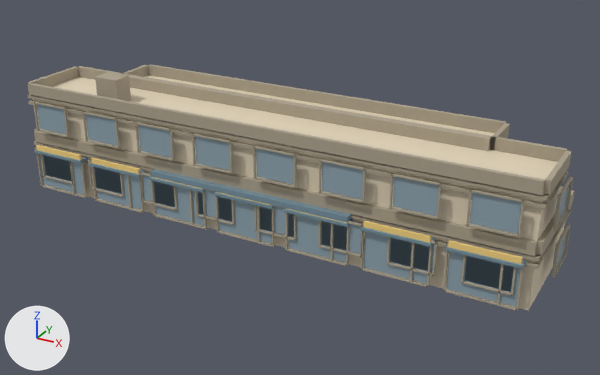
What one commit did to the glTF model public/buildings/commercial_4x1_court.glb.
The view is the same before and after, from a camera (50 mm lens) standing at (37.2, -34.3, 20.9) and looking at (16.6, 3.1, 2.1). The axes (+X, +Y, +Z) are drawn at lower left. The lights are the same throughout. The first picture is the older version. Vertices at exactly the same position are counted once.

The scene before the commit, as lines of its bpy script (objects in view):
```python
mat_commercial_4x1_court_awning = principled_material('commercial_4x1_court_awning')
mat_commercial_4x1_court_awning.base_color = (0.18, 0.28, 0.34)  # greyish blue #76909e
mat_commercial_4x1_court_awning.roughness = 0.85
mat_commercial_4x1_court_sign = principled_material('commercial_4x1_court_sign')
mat_commercial_4x1_court_sign.base_color = (0.92, 0.66, 0.22)  # yellow #f6d481
mat_commercial_4x1_court_sign.roughness = 0.85
mat_commercial_4x1_court_trim = principled_material('commercial_4x1_court_trim')
mat_commercial_4x1_court_trim.base_color = (0.418, 0.363, 0.27)  # beige #ada28e
mat_commercial_4x1_court_trim.roughness = 0.85
mat_commercial_4x1_court_wall = principled_material('commercial_4x1_court_wall')
mat_commercial_4x1_court_wall.base_color = (0.76, 0.66, 0.49)  # beige #e2d4ba
mat_commercial_4x1_court_wall.roughness = 0.85
me_commercial_4x1_court_0 = bpy.data.meshes.new('commercial_4x1_court_0')
me_commercial_4x1_court_0.from_pydata(...)  # 2738 vertices, 4164 faces; spans x -0.6..31.1, y -0.8..7.1, z 0.0..7.5
# faces by material slot: [36, 684, 3264, 84, 96]
me_commercial_4x1_court_0.materials.append(mat_commercial_4x1_court_wall)  # beige #e2d4ba
me_commercial_4x1_court_0.materials.append(mat_commercial_4x1_court_glass)  # greyish blue #90a6b1
me_commercial_4x1_court_0.materials.append(mat_commercial_4x1_court_trim)  # beige #ada28e
me_commercial_4x1_court_0.materials.append(mat_commercial_4x1_court_sign)  # yellow #f6d481
me_commercial_4x1_court_0.materials.append(mat_commercial_4x1_court_awning)  # greyish blue #76909e
ob_commercial_4x1_court_0 = bpy.data.objects.new('commercial_4x1_court_0', me_commercial_4x1_court_0)
ob_commercial_4x1_court_0.location = (0.0, 0.0, 0.0)
```
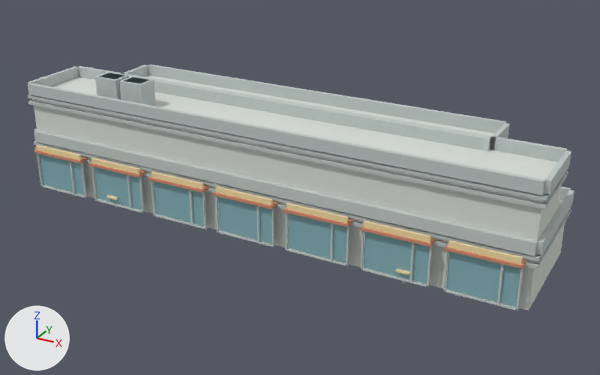
Diff of the bpy script that builds the scene:
```diff
--- a/public/buildings/commercial_4x1_court.glb.py
+++ b/public/buildings/commercial_4x1_court.glb.py
@@ mat_commercial_4x1_court_wall @@
 mat_commercial_4x1_court_wall = principled_material('commercial_4x1_court_wall')
-mat_commercial_4x1_court_wall.base_color = (0.76, 0.66, 0.49)  # beige #e2d4ba
+mat_commercial_4x1_court_wall.base_color = (0.7, 0.73, 0.68)  # light grey #daded7
 mat_commercial_4x1_court_wall.roughness = 0.85
@@ mat_commercial_4x1_court_trim @@
 mat_commercial_4x1_court_trim = principled_material('commercial_4x1_court_trim')
-mat_commercial_4x1_court_trim.base_color = (0.418, 0.363, 0.27)  # beige #ada28e
+mat_commercial_4x1_court_trim.base_color = (0.53, 0.59, 0.58)  # light grey #c0cac8
 mat_commercial_4x1_court_trim.roughness = 0.85
@@ mat_commercial_4x1_court_sign @@
 mat_commercial_4x1_court_sign = principled_material('commercial_4x1_court_sign')
-mat_commercial_4x1_court_sign.base_color = (0.92, 0.66, 0.22)  # yellow #f6d481
+mat_commercial_4x1_court_sign.base_color = (0.87, 0.72, 0.38)  # beige #f0dda6
 mat_commercial_4x1_court_sign.roughness = 0.85
@@ mat_commercial_4x1_court_awning @@
 mat_commercial_4x1_court_awning = principled_material('commercial_4x1_court_awning')
-mat_commercial_4x1_court_awning.base_color = (0.18, 0.28, 0.34)  # greyish blue #76909e
+mat_commercial_4x1_court_awning.base_color = (0.66, 0.26, 0.15)  # beige #d48b6c
 mat_commercial_4x1_court_awning.roughness = 0.85
@@ me_commercial_4x1_court_0 @@
 # used by ob_commercial_4x1_court_0; location = (0.0, 0.0, 0.0)
 # verts and faces of me_commercial_4x1_court_0; kept vertices keep their numbers, new ones are numbered from 2738
-me_commercial_4x1_court_0.from_pydata(...)  # 2738 vertices, 4164 faces; spans x -0.6..31.1, y -0.8..7.1, z 0.0..7.5
+me_commercial_4x1_court_0.from_pydata(...)  # 778 vertices, 1216 faces; spans x -0.2..30.8, y -0.8..6.8, z 0.0..7.5
+# me_commercial_4x1_court_0 part 1: a new loose piece, a box spanning x 6.4..7.9, y 0.6..1.8, z 6.0..7.5, in mat_commercial_4x1_court_trim (light grey #c0cac8)
+# me_commercial_4x1_court_0 part 2: a new loose piece, a box spanning x 24.05..24.75, y -0.68..-0.1, z 0.65..0.76, in mat_commercial_4x1_court_sign (beige #f0dda6)
+# me_commercial_4x1_court_0 part 3: 249 loose pieces with 1992 vertices, spanning x -0.6..31.1, y -0.6..7.1, z 0.9..5.7, are deleted
+# me_commercial_4x1_court_0 part 4
+# 8 vertices are removed from x 8.3..10.7, y -0.6..-0.5, z 2.7
+# 19 faces are deleted
+# 7 new faces join them, mat_commercial_4x1_court_sign (beige #f0dda6)
+# me_commercial_4x1_court_0 part 5
+# 8 vertices are removed from x 19.8..22.2, y -0.6..-0.5, z 2.7
+# 19 faces are deleted
+# 7 new faces join them, mat_commercial_4x1_court_sign (beige #f0dda6)
+# me_commercial_4x1_court_0 part 6
+verts[2738] = (4.7, 0.8, 7.5)  # pixel (98, 76)
+verts[2739] = (4.7, 1.7, 7.5)  # pixel (109, 72)
+verts[2740] = (6.5, 0.8, 7.5)  # pixel (123, 80)
+verts[2741] = (6.5, 1.7, 7.5)  # pixel (133, 76)
+for new, old in zip([*range(2742, 2746)], [*range(2738, 2742)]): verts[new] = verts[old] + (1.2, 0.0, 0.0)
+faces += [(2738, 2739, 2743), (2738, 2743, 2742), (2740, 2741, 2745), (2740, 2745, 2744)]  # mat_commercial_4x1_court_glass (cyan #86b3ba)
+# other edits to the shape of me_commercial_4x1_court_0 do not show in these pictures
 me_commercial_4x1_court_0.materials.append(mat_commercial_4x1_court_wall)
```

Where the change shows, as pixel boxes (x1, y1, x2, y2) in the pictures (600 x 375 px):
'commercial_4x1_court_0', recoloured, reshaped (beige to light grey): (27, 64, 574, 311) in both
part 1 of me_commercial_4x1_court_0, added: after (120, 76, 156, 106)
part 2 of me_commercial_4x1_court_0, added: after (395, 269, 410, 275)
part 3 of me_commercial_4x1_court_0, deleted: before (33, 102, 573, 296)
part 4 of me_commercial_4x1_court_0, reshaped: before (93, 163, 151, 177); after (93, 163, 140, 174)
part 5 of me_commercial_4x1_court_0, reshaped: before (347, 221, 430, 243); after (363, 222, 430, 243)
part 6 of me_commercial_4x1_court_0, added: after (99, 73, 149, 84)
